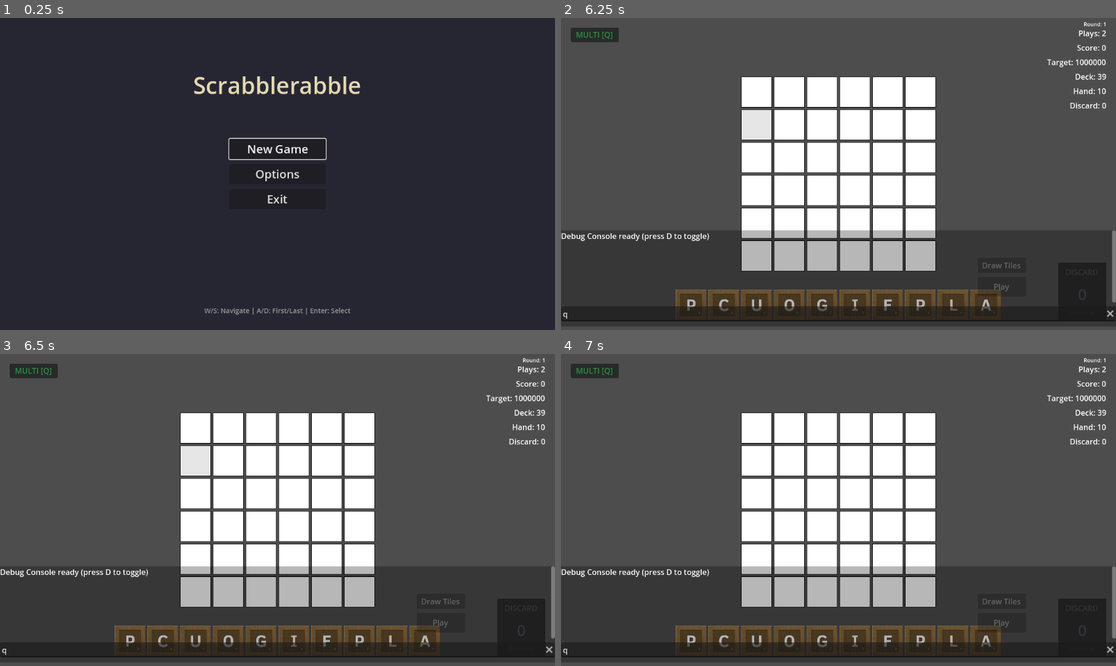
Above: before the commit, frames 1-4 (two rows, left to right).
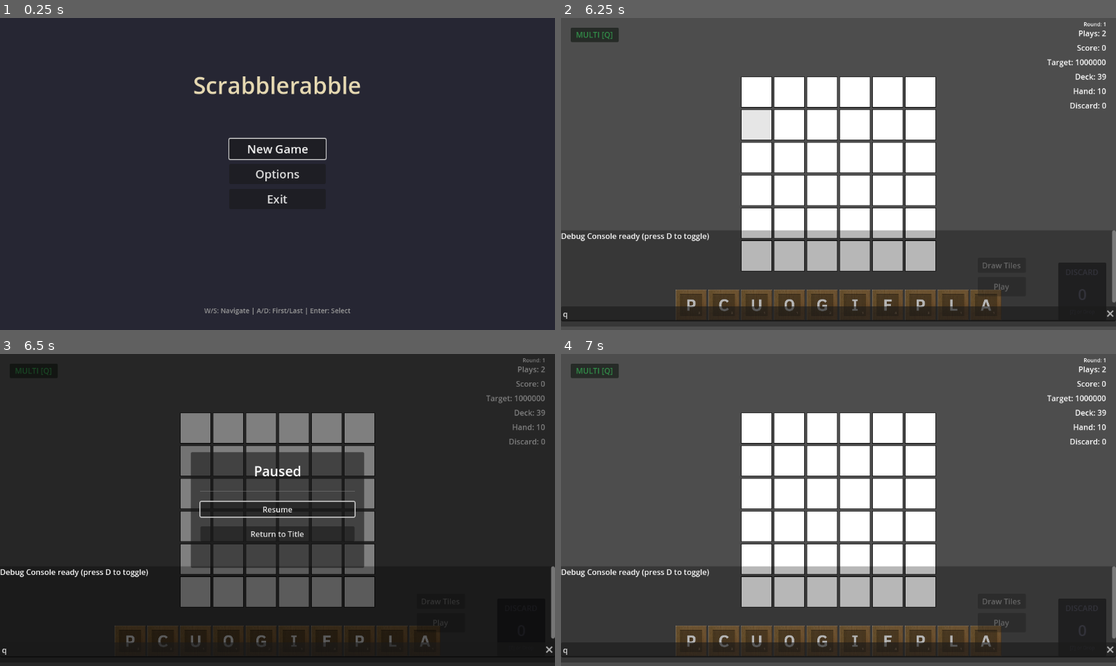
Above: after the commit, the same moments.

Repository: rcmilan/godot-scrabblerabble
Game: Godot game, scene res://scenes/title_screen/TitleScreen.tscn
The game is run twice, just before and just after one commit, with the same random seed, the same clock (stepped at 60 frames per second) and the same inputs.
Inputs (mouse positions are in pixels of both pictures, inside the frame that each line leads up to):
- Up to frame 1 (0.25 s): no input
- Up to frame 2 (6.25 s): click "New Game" at 0.5 s; tap Enter (ui_accept) at 1.25, 2, 2.75, 3.05, 3.5, 4.25, 5 s; drag from (755, 92) to (894, 105) at 1.27 s; drag from (788, 92) to (810, 236) at 2.02 s; move the mouse to (821, 92) at 2.77 s; hold D 2.78-3.5 s; hold Q (toggle_multi_select) 2.78-3.5 s; click (821, 92) at 2.92 s; drag from (855, 92) to (672, 127) at 3.52 s; drag from (888, 92) to (866, 174) at 4.27 s; drag from (921, 92) to (755, 96) at 5.02 s; move the mouse to (755, 124) at 5.77 s; hold Down (ui_down) from 5.78 s (still down); hold Enter (ui_accept) from 5.78 s (still down); click (755, 124) at 5.92 s
- Up to frame 3 (6.5 s): keep holding Down (ui_down); keep holding Enter (ui_accept); tap Escape (ui_cancel) at 6.4 s
- Up to frame 4 (7 s): release Down (ui_down) at 6.5 s; release Enter (ui_accept) at 6.5 s; click (838, 510) at 6.5 s, where only the run after the commit has a clickable "Resume"

Frames 1-2 are identical in both runs. In frame 3, 92% of the frame differs, in the area x 0-100%, y 0-100%; in frame 4, nothing differs.

Commit message:
feat: Add Discard Confirmation Dialog and Discard Pile UI
- Implemented DiscardConfirmationDialog with Yes/No options for discarding tiles.
- Created DiscardPile scene to visually represent the discard pile with drag-and-drop functionality.
- Added GameOverPopup for displaying final scores and returning to the title.
- Developed MainHUD to show game state including scores, plays, and counts.
- Introduced MultiSelectIndicator to indicate selection mode and count.
- Added PauseMenu for pausing the game with resume and return options.

Diff:
--- a/project.godot
+++ b/project.godot
@@ -40,6 +40,11 @@
 "events": [Object(InputEventKey,"resource_local_to_scene":false,"resource_name":"","device":-1,"window_id":0,"alt_press …(190 unchanged characters)…
 ]
 }
+pause_game={
+"deadzone": 0.5,
+"events": [Object(InputEventKey,"resource_local_to_scene":false,"resource_name":"","device":-1,"window_id":0,"alt_pressed":false,"shift_pressed":false,"ctrl_pressed":false,"meta_pressed":false,"pressed":false,"keycode":4194305,"physical_keycode":0,"key_label":0,"unicode":0,"location":0,"echo":false,"script":null)
+]
+}
 
 [rendering]
 
--- a/scenes/Main.tscn
+++ b/scenes/Main.tscn
@@ -1,15 +1,16 @@
-[gd_scene load_steps=11 format=3 uid="uid://ddchieu337gsy"]
+[gd_scene load_steps=12 format=3 uid="uid://ddchieu337gsy"]
 
 [ext_resource type="PackedScene" uid="uid://6mhb0a0g3kj8" path="res://scenes/board/Board.tscn" id="1_idj7w"]
 [ext_resource type="Script" uid="uid://mpe2jq6utcpi" path="res://scenes/main.gd" id="1_kln2b"]
 [ext_resource type="PackedScene" uid="uid://cheurswfn12g" path="res://scenes/hand/Hand.tscn" id="2_kln2b"]
 [ext_resource type="PackedScene" uid="uid://b7137nxmc3c7y" path="res://scenes/debug/DebugConsole.tscn" id="5_pbw6q"]
-[ext_resource type="PackedScene" uid="uid://cscoel3dj5cps" path="res://scenes/ui/MultiSelectIndicator.tscn" id="6_multi"]
-[ext_resource type="PackedScene" uid="uid://dvvvp3s5ego5p" path="res://scenes/ui/MainHUD.tscn" id="7_hud"]
-[ext_resource type="PackedScene" path="res://scenes/ui/DiscardPile.tscn" id="8_discard"]
-[ext_resource type="PackedScene" path="res://scenes/ui/DiscardConfirmationDialog.tscn" id="9_dialog"]
+[ext_resource type="PackedScene" uid="uid://cscoel3dj5cps" path="res://scenes/ui/multi_select_indicator/MultiSelectIndicator.tscn" id="6_multi"]
+[ext_resource type="PackedScene" uid="uid://dvvvp3s5ego5p" path="res://scenes/ui/main_hud/MainHUD.tscn" id="7_hud"]
+[ext_resource type="PackedScene" path="res://scenes/ui/discard_pile/DiscardPile.tscn" id="8_discard"]
+[ext_resource type="PackedScene" path="res://scenes/ui/discard_confirmation_dialog/DiscardConfirmationDialog.tscn" id="9_dialog"]
 [ext_resource type="PackedScene" path="res://scenes/shop/ShopOverlay.tscn" id="10_shop"]
-[ext_resource type="PackedScene" path="res://scenes/ui/GameOverPopup.tscn" id="11_gameover"]
+[ext_resource type="PackedScene" path="res://scenes/ui/game_over_popup/GameOverPopup.tscn" id="11_gameover"]
+[ext_resource type="PackedScene" path="res://scenes/ui/pause_menu/PauseMenu.tscn" id="12_pause"]
 
 [node name="Main" type="Control"]
 layout_mode = 3
@@ -42,4 +43,6 @@
 
 [node name="ShopOverlay" parent="." instance=ExtResource("10_shop")]
 
+[node name="PauseMenu" parent="." instance=ExtResource("12_pause")]
+
 [node name="GameOverPopup" parent="." instance=ExtResource("11_gameover")]
--- a/scenes/main.gd
+++ b/scenes/main.gd
@@ -28,6 +28,7 @@
 @onready var main_hud: CanvasLayer = $MainHUD
 @onready var shop_overlay: ShopOverlay = $ShopOverlay
 @onready var game_over_popup: GameOverPopup = $GameOverPopup
+@onready var pause_menu: PauseMenu = $PauseMenu
 @onready var multi_select_indicator: Control = $MultiSelectIndicator
 
 
@@ -59,6 +60,7 @@
 	add_child(_gameplay_controller)
 	_gameplay_controller.setup(board, hand, discard_pile, discard_dialog, main_hud, _selection_manager)
 	_gameplay_controller.play_completed.connect(_on_play_completed)
+	_gameplay_controller.pause_requested.connect(_on_pause_requested)
 
 
 func _connect_run_signals() -> void:
@@ -67,6 +69,8 @@
 	EventBus.run_ended.connect(_on_run_ended)
 	shop_overlay.continue_requested.connect(_on_shop_continue)
 	game_over_popup.return_to_title_requested.connect(_on_return_to_title)
+	pause_menu.resume_requested.connect(_resume_game)
+	pause_menu.return_to_title_requested.connect(_on_return_to_title)
 
 
 func _start_run() -> void:
@@ -187,6 +191,25 @@
 
 
 # =============================================================================
+# PAUSE HANDLING
+# =============================================================================
+
+func _on_pause_requested() -> void:
+	_pause_game()
+
+
+func _pause_game() -> void:
+	_gameplay_controller.deactivate()
+	GameManager.pause_game()
+	pause_menu.show_pause_menu()
+
+
+func _resume_game() -> void:
+	GameManager.resume_game()
+	_gameplay_controller.activate()
+
+
+# =============================================================================
 # UI HELPERS
 # =============================================================================
 
--- a/scenes/ui/DebugOverlay.tscn
+++ b/scenes/ui/debug_overlay/DebugOverlay.tscn
@@ -1,6 +1,6 @@
 [gd_scene load_steps=2 format=3 uid="uid://dp8k3r3swjcte"]
 
-[ext_resource type="Script" path="res://scenes/ui/debug_overlay.gd" id="1_debugoverlay"]
+[ext_resource type="Script" path="res://scenes/ui/debug_overlay/debug_overlay.gd" id="1_debugoverlay"]
 
 [node name="DebugOverlay" type="CanvasLayer"]
 layer = 100
--- a/scenes/ui/DiscardConfirmationDialog.tscn
+++ b/scenes/ui/discard_confirmation_dialog/DiscardConfirmationDialog.tscn
@@ -1,6 +1,6 @@
 [gd_scene load_steps=2 format=3]
 
-[ext_resource type="Script" path="res://scenes/ui/discard_confirmation_dialog.gd" id="1_dialog"]
+[ext_resource type="Script" path="res://scenes/ui/discard_confirmation_dialog/discard_confirmation_dialog.gd" id="1_dialog"]
 
 [node name="DiscardConfirmationDialog" type="CanvasLayer"]
 layer = 10
--- a/scenes/ui/DiscardPile.tscn
+++ b/scenes/ui/discard_pile/DiscardPile.tscn
@@ -1,6 +1,6 @@
 [gd_scene load_steps=2 format=3]
 
-[ext_resource type="Script" path="res://scenes/ui/discard_pile.gd" id="1_pile"]
+[ext_resource type="Script" path="res://scenes/ui/discard_pile/discard_pile.gd" id="1_pile"]
 
 [node name="DiscardPile" type="Control"]
 custom_minimum_size = Vector2(100, 120)
--- /dev/null
+++ b/scenes/ui/game_over_popup/GameOverPopup.tscn
@@ -0,0 +1,62 @@
+[gd_scene load_steps=2 format=3]
+
+[ext_resource type="Script" path="res://scenes/ui/game_over_popup/game_over_popup.gd" id="1_script"]
+
+[node name="GameOverPopup" type="CanvasLayer"]
+layer = 10
+script = ExtResource("1_script")
+
+[node name="Overlay" type="ColorRect" parent="."]
+anchors_preset = 15
+anchor_right = 1.0
+anchor_bottom = 1.0
+grow_horizontal = 2
+grow_vertical = 2
+color = Color(0, 0, 0, 0.7)
+
+[node name="Panel" type="Panel" parent="."]
+anchors_preset = 8
+anchor_left = 0.5
+anchor_top = 0.5
+anchor_right = 0.5
+anchor_bottom = 0.5
+offset_left = -180.0
+offset_top = -120.0
+offset_right = 180.0
+offset_bottom = 120.0
+grow_horizontal = 2
+grow_vertical = 2
+
+[node name="MarginContainer" type="MarginContainer" parent="Panel"]
+layout_mode = 1
+anchors_preset = 15
+anchor_right = 1.0
+anchor_bottom = 1.0
+grow_horizontal = 2
+grow_vertical = 2
+theme_override_constants/margin_left = 20
+theme_override_constants/margin_top = 20
+theme_override_constants/margin_right = 20
+theme_override_constants/margin_bottom = 20
+
+[node name="VBoxContainer" type="VBoxContainer" parent="Panel/MarginContainer"]
+layout_mode = 2
+theme_override_constants/separation = 20
+
+[node name="MessageLabel" type="Label" parent="Panel/MarginContainer/VBoxContainer"]
+layout_mode = 2
+theme_override_font_sizes/font_size = 28
+text = "Game Over"
+horizontal_alignment = 1
+vertical_alignment = 1
+
+[node name="ScoreLabel" type="Label" parent="Panel/MarginContainer/VBoxContainer"]
+layout_mode = 2
+theme_override_font_sizes/font_size = 18
+text = "Final Score: 0"
+horizontal_alignment = 1
+vertical_alignment = 1
+
+[node name="ReturnButton" type="Button" parent="Panel/MarginContainer/VBoxContainer"]
+layout_mode = 2
+text = "Return to Title"
--- a/scenes/ui/MainHUD.tscn
+++ b/scenes/ui/main_hud/MainHUD.tscn
@@ -1,6 +1,6 @@
 [gd_scene load_steps=2 format=3 uid="uid://dvvvp3s5ego5p"]
 
-[ext_resource type="Script" uid="uid://ovu3bkok7cl3" path="res://scenes/ui/main_hud.gd" id="1_mainhud"]
+[ext_resource type="Script" uid="uid://ovu3bkok7cl3" path="res://scenes/ui/main_hud/main_hud.gd" id="1_mainhud"]
 
 [node name="MainHUD" type="CanvasLayer"]
 layer = 0
--- a/scenes/ui/MultiSelectIndicator.tscn
+++ b/scenes/ui/multi_select_indicator/MultiSelectIndicator.tscn
@@ -1,6 +1,6 @@
 [gd_scene load_steps=2 format=3 uid="uid://cscoel3dj5cps"]
 
-[ext_resource type="Script" path="res://scenes/ui/multi_select_indicator.gd" id="1_indicator"]
+[ext_resource type="Script" path="res://scenes/ui/multi_select_indicator/multi_select_indicator.gd" id="1_indicator"]
 
 [node name="MultiSelectIndicator" type="Control"]
 anchors_preset = 0
--- a/scenes/ui/GameOverPopup.tscn
+++ b/scenes/ui/pause_menu/PauseMenu.tscn
@@ -1,8 +1,8 @@
 [gd_scene load_steps=2 format=3]
 
-[ext_resource type="Script" path="res://scenes/ui/game_over_popup.gd" id="1_script"]
+[ext_resource type="Script" path="res://scenes/ui/pause_menu/pause_menu.gd" id="1_script"]
 
-[node name="GameOverPopup" type="CanvasLayer"]
+[node name="PauseMenu" type="CanvasLayer"]
 layer = 10
 script = ExtResource("1_script")
 
@@ -12,7 +12,7 @@
 anchor_bottom = 1.0
 grow_horizontal = 2
 grow_vertical = 2
-color = Color(0, 0, 0, 0.7)
+color = Color(0, 0, 0, 0.5)
 
 [node name="Panel" type="Panel" parent="."]
 anchors_preset = 8
@@ -43,20 +43,20 @@
 layout_mode = 2
 theme_override_constants/separation = 20
 
-[node name="MessageLabel" type="Label" parent="Panel/MarginContainer/VBoxContainer"]
+[node name="TitleLabel" type="Label" parent="Panel/MarginContainer/VBoxContainer"]
 layout_mode = 2
 theme_override_font_sizes/font_size = 28
-text = "Game Over"
+text = "Paused"
 horizontal_alignment = 1
 vertical_alignment = 1
 
-[node name="ScoreLabel" type="Label" parent="Panel/MarginContainer/VBoxContainer"]
+[node name="HSeparator" type="HSeparator" parent="Panel/MarginContainer/VBoxContainer"]
 layout_mode = 2
-theme_override_font_sizes/font_size = 18
-text = "Final Score: 0"
-horizontal_alignment = 1
-vertical_alignment = 1
 
-[node name="ReturnButton" type="Button" parent="Panel/MarginContainer/VBoxContainer"]
+[node name="ResumeButton" type="Button" parent="Panel/MarginContainer/VBoxContainer"]
+layout_mode = 2
+text = "Resume"
+
+[node name="ReturnToTitleButton" type="Button" parent="Panel/MarginContainer/VBoxContainer"]
 layout_mode = 2
 text = "Return to Title"
--- /dev/null
+++ b/scenes/ui/pause_menu/pause_menu.gd
@@ -0,0 +1,64 @@
+extends CanvasLayer
+class_name PauseMenu
+
+## Pause menu overlay with resume and return-to-title options.
+
+# =============================================================================
+# SIGNALS
+# =============================================================================
+
+signal resume_requested
+signal return_to_title_requested
+
+# =============================================================================
+# NODE REFERENCES
+# =============================================================================
+
+@onready var _overlay: ColorRect = $Overlay
+@onready var _resume_button: Button = $Panel/MarginContainer/VBoxContainer/ResumeButton
+@onready var _return_button: Button = $Panel/MarginContainer/VBoxContainer/ReturnToTitleButton
+
+# =============================================================================
+# LIFECYCLE
+# =============================================================================
+
+func _ready() -> void:
+	_resume_button.pressed.connect(_on_resume_pressed)
+	_return_button.pressed.connect(_on_return_pressed)
+	hide()
+
+
+func _input(event: InputEvent) -> void:
+	if not visible:
+		return
+	if event.is_action_pressed("pause_game"):
+		_on_resume_pressed()
+		get_viewport().set_input_as_handled()
+	elif event.is_action_pressed("ui_accept"):
+		# Let the focused button handle Enter/Space
+		get_viewport().set_input_as_handled()
+
+# =============================================================================
+# PUBLIC API
+# =============================================================================
+
+func show_pause_menu() -> void:
+	show()
+	_resume_button.grab_focus()
+
+
+func close_pause_menu() -> void:
+	hide()
+	resume_requested.emit()
+
+# =============================================================================
+# CALLBACKS
+# =============================================================================
+
+func _on_resume_pressed() -> void:
+	close_pause_menu()
+
+
+func _on_return_pressed() -> void:
+	hide()
+	return_to_title_requested.emit()
--- a/scripts/controllers/gameplay_controller.gd
+++ b/scripts/controllers/gameplay_controller.gd
@@ -15,6 +15,7 @@
 signal tile_placement_completed(tile: Tile, cell: BoardCell)
 signal tile_returned_to_hand(tile: Tile)
 signal play_completed(tiles: Array[Tile], words: Array)
+signal pause_requested
 
 # =============================================================================
 # STATE
@@ -73,6 +74,11 @@
 
 func _unhandled_input(event: InputEvent) -> void:
 	if not _is_active:
+		return
+
+	if event.is_action_pressed("pause_game"):
+		pause_requested.emit()
+		get_viewport().set_input_as_handled()
 		return
 
 	if event.is_action_pressed("toggle_multi_select"):
Renamed: scenes/ui/debug_overlay.gd -> scenes/ui/debug_overlay/debug_overlay.gd
Renamed: scenes/ui/debug_overlay.gd.uid -> scenes/ui/debug_overlay/debug_overlay.gd.uid
Renamed: scenes/ui/discard_confirmation_dialog.gd -> scenes/ui/discard_confirmation_dialog/discard_confirmation_dialog.gd
Renamed: scenes/ui/discard_confirmation_dialog.gd.uid -> scenes/ui/discard_confirmation_dialog/discard_confirmation_dialog.gd.uid
Renamed: scenes/ui/discard_pile.gd -> scenes/ui/discard_pile/discard_pile.gd
Renamed: scenes/ui/discard_pile.gd.uid -> scenes/ui/discard_pile/discard_pile.gd.uid
Renamed: scenes/ui/game_over_popup.gd -> scenes/ui/game_over_popup/game_over_popup.gd
Renamed: scenes/ui/game_over_popup.gd.uid -> scenes/ui/game_over_popup/game_over_popup.gd.uid
Renamed: scenes/ui/main_hud.gd -> scenes/ui/main_hud/main_hud.gd
Renamed: scenes/ui/main_hud.gd.uid -> scenes/ui/main_hud/main_hud.gd.uid
Renamed: scenes/ui/multi_select_indicator.gd -> scenes/ui/multi_select_indicator/multi_select_indicator.gd
Renamed: scenes/ui/multi_select_indicator.gd.uid -> scenes/ui/multi_select_indicator/multi_select_indicator.gd.uid
(and 10 more such lines)
